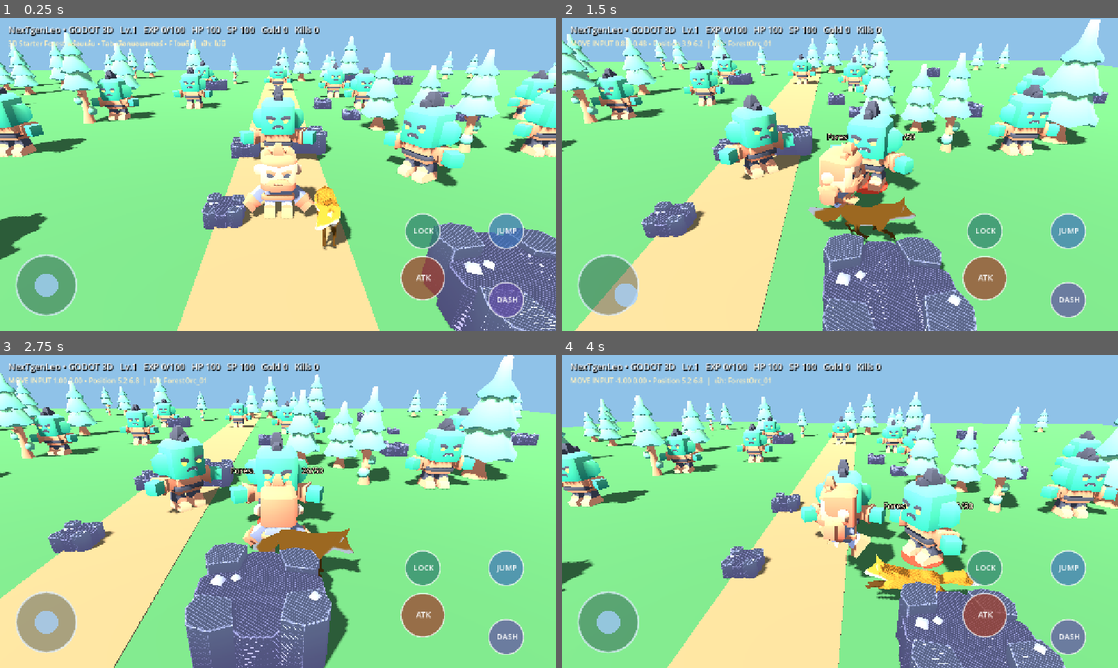
Above: before the commit, frames 1-4 (two rows, left to right).
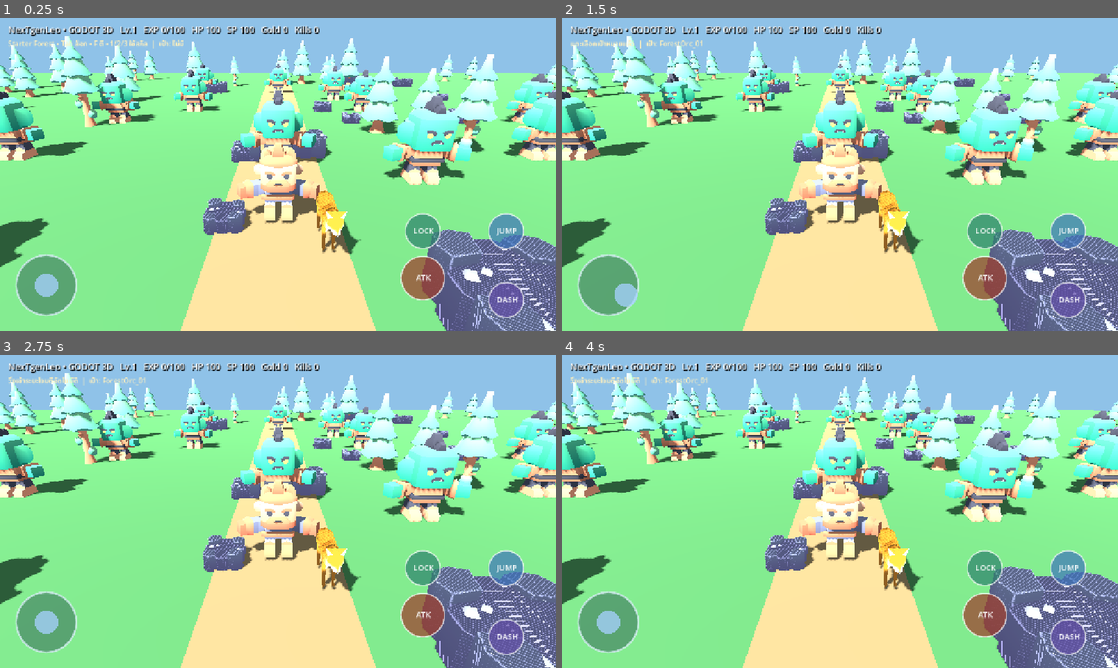
Above: after the commit, the same moments.

Repository: redfullmoon209-debug/NexTgenLeo
Game: Godot game, scene res://godot_src/main.tscn
The game is run twice, just before and just after one commit, with the same random seed, the same clock (stepped at 60 frames per second) and the same inputs.
Inputs (mouse positions are in pixels of both pictures, inside the frame that each line leads up to):
- Up to frame 1 (0.25 s): no input
- Up to frame 2 (1.5 s): tap Enter at 0.5 s; move the mouse to (962, 158) at 0.52 s; hold D (leo_right) 0.53-1.25 s; hold F (leo_attack) 0.53-1.25 s; click (962, 158) at 0.67 s; tap Space at 0.77 s; drag from (728, 190) to (812, 237) at 1.27 s
- Up to frame 3 (2.75 s): move the mouse to (333, 442) at 2.02 s; hold D (leo_right) from 2.03 s (still down); tap Enter at 2.1 s
- Up to frame 4 (4 s): release D (leo_right) at 2.75 s; drag from (812, 574) to (673, 464) at 2.77 s; move the mouse to (1006, 558) at 3.52 s; hold A (leo_left) from 3.53 s (still down); tap Shift at 3.6 s; tap Space at 3.77 s

The runs differ from the first frame. In frame 1, 19% of the frame differs, in the area x 0-100%, y 4-100%; in frame 2, 63%, in the area x 0-100%, y 0-100%; in frame 3, 61%; in frame 4, 49%.
Error after the commit: Invalid call. Nonexistent function 'set_skills (via call)' in base 'Control (touch_hud.gd)'. (res://godot_src/main.gd:361)

Commit message:
Add three combat skills, stamina costs, cooldowns, 3-hit basic combo and floating damage

Diff:
--- a/godot_src/main.gd
+++ b/godot_src/main.gd
@@ -20,6 +20,12 @@
 var target_health_label: Label3D
 var auto_attack := false
 var attack_timer := 0.0
+var combo_step := 0
+var combo_window := 0.0
+var skill_cooldowns := [0.0, 0.0, 0.0]
+const SKILL_COSTS = [18.0, 25.0, 35.0]
+const SKILL_DELAYS = [6.0, 9.0, 14.0]
+var skill_feedback_timer := 0.0
 var dash_timer := 0.0
 var attack_lock := 0.0
 var jump_queued := false
@@ -66,7 +72,7 @@
     _build_fox()
     _build_ui()
     _update_camera(1.0)
-    _set_status("3D Starter Forest พร้อมเล่น • Tab เลือกมอนสเตอร์ • F โจมตี")
+    _set_status("Starter Forest • Tab ล็อก • F ตี • 1/2/3 ใช้สกิล")
 
 func _install_movement_actions() -> void:
     # Web builds need explicit actions and physical-key support, independent of keyboard layout.
@@ -78,6 +84,9 @@
     }
     bindings["leo_attack"] = [KEY_F, KEY_ENTER, KEY_KP_ENTER]
     bindings["leo_lock"] = [KEY_TAB]
+    bindings["leo_skill1"] = [KEY_1]
+    bindings["leo_skill2"] = [KEY_2]
+    bindings["leo_skill3"] = [KEY_3]
     for action_name in bindings:
         if not InputMap.has_action(action_name):
             InputMap.add_action(action_name)
@@ -349,6 +358,7 @@
     hud.set_anchors_preset(Control.PRESET_FULL_RECT)
     hud.mouse_filter = Control.MOUSE_FILTER_IGNORE
     root.add_child(hud)
+    hud.call("set_skills", skill_cooldowns, stamina)
     _refresh_ui()
 
 func _set_status(message: String) -> void:
@@ -419,6 +429,11 @@
     if lock_down and not pc_lock_was_down:
         _select_nearest()
     pc_lock_was_down = lock_down
+    combo_window = maxf(0.0, combo_window - delta)
+    for skill_index in range(3):
+        skill_cooldowns[skill_index] = maxf(0.0, float(skill_cooldowns[skill_index]) - delta)
+    if hud != null:
+        hud.call("set_skills", skill_cooldowns, stamina)
     attack_timer = maxf(0.0, attack_timer - delta)
     attack_lock = maxf(0.0, attack_lock - delta)
     dash_timer = maxf(0.0, dash_timer - delta)
@@ -557,27 +572,99 @@
         return
     if player.position.distance_to(target.position) > 2.8:
         return
-    attack_timer = 0.8
-    attack_lock = 0.48
-    var remaining := int(target.get_meta("hp")) - 24
-    target.set_meta("hp", remaining)
-    if remaining <= 0:
-        var drop := Node3D.new()
-        drop.name = "GoldDrop"
-        drop.position = target.position + Vector3(0, 0.4, 0)
-        add_child(drop)
-        _sphere(drop, 0.28, Vector3.ZERO, Color(1.0, 0.8, 0.15))
-        drops.append(drop)
-        target.visible = false
-        target.set_meta("respawn_at", Time.get_ticks_msec() / 1000.0 + 8.0)
+    combo_step = (combo_step % 3) + 1 if combo_window > 0.0 else 1
+    combo_window = 2.0
+    attack_timer = 0.62
+    attack_lock = 0.38
+    _damage_monster(target, 24, false)
+    if is_instance_valid(target) and target.visible:
+        _set_status("Basic Combo %d/3 • มอนสเตอร์ HP %d" % [combo_step, int(target.get_meta("hp"))])
+
+func _damage_monster(mob: Node3D, damage: int, critical: bool = false) -> void:
+    if not is_instance_valid(mob) or not mob.visible:
+        return
+    var remaining := int(mob.get_meta("hp")) - damage
+    mob.set_meta("hp", remaining)
+    _show_damage(mob, damage, critical)
+    if remaining > 0:
+        return
+    var drop := Node3D.new()
+    drop.name = "GoldDrop"
+    drop.position = mob.position + Vector3(0, 0.4, 0)
+    add_child(drop)
+    _sphere(drop, 0.28, Vector3.ZERO, Color(1.0, 0.8, 0.15))
+    drops.append(drop)
+    mob.visible = false
+    mob.set_meta("respawn_at", Time.get_ticks_msec() / 1000.0 + 8.0)
+    if mob == target:
         target = null
         auto_attack = false
-        kills += 1
-        _gain_xp(35)
-        _save_progress()
-        _set_status("กำจัดมอนสเตอร์แล้ว • จิ้งจอกกำลังเก็บของ")
+    kills += 1
+    _gain_xp(35)
+    _save_progress()
+    _set_status("กำจัดมอนสเตอร์แล้ว • จิ้งจอกกำลังเก็บของ")
+
+func _show_damage(mob: Node3D, damage: int, critical: bool) -> void:
+    var popup := Label3D.new()
+    popup.name = "DamagePopup"
+    popup.text = ("CRIT " if critical else "-") + str(damage)
+    popup.font_size = 52
+    popup.pixel_size = 0.008
+    popup.billboard = BaseMaterial3D.BILLBOARD_ENABLED
+    popup.modulate = Color(1.0, 0.77, 0.2) if critical else Color(1.0, 0.94, 0.85)
+    popup.position = mob.global_position + Vector3(0, 2.1, 0)
+    add_child(popup)
+    var tween := create_tween()
+    tween.set_parallel(true)
+    tween.tween_property(popup, "position:y", popup.position.y + 1.3, 0.75)
+    tween.tween_property(popup, "modulate:a", 0.0, 0.75)
+    tween.set_parallel(false)
+    tween.tween_callback(popup.queue_free)
+
+func _use_skill(index: int) -> void:
+    if index < 0 or index >= 3:
+        return
+    if not is_instance_valid(target) or not target.visible:
+        _set_status("ต้องล็อกมอนสเตอร์ก่อนใช้สกิล (Tab / LOCK)")
+        return
+    if float(skill_cooldowns[index]) > 0.0:
+        _set_status("Skill %d คูลดาวน์อีก %.1f วินาที" % [index + 1, float(skill_cooldowns[index])])
+        return
+    if stamina < float(SKILL_COSTS[index]):
+        _set_status("Stamina ไม่เพียงพอสำหรับ Skill %d" % [index + 1])
+        return
+    var max_range := 5.0 if index == 0 else (9.0 if index == 1 else 11.0)
+    if player.global_position.distance_to(target.global_position) > max_range:
+        _set_status("Skill %d: เป้าหมายอยู่นอกระยะ %.0f เมตร" % [index + 1, max_range])
+        return
+    stamina -= float(SKILL_COSTS[index])
+    skill_cooldowns[index] = float(SKILL_DELAYS[index])
+    attack_lock = 0.5
+    attack_timer = maxf(attack_timer, 0.5)
+    var main_target := target
+    if index == 0:
+        # Skill 1: circular area attack centered on selected enemy.
+        var center := main_target.global_position
+        for mob in monsters:
+            if mob.visible and mob.global_position.distance_to(center) <= 4.0:
+                _damage_monster(mob, 30)
+    elif index == 1:
+        # Skill 2: line strike, up to nine meters in the selected direction.
+        var origin := player.global_position
+        var forward := (main_target.global_position - origin).normalized()
+        for mob in monsters:
+            if not mob.visible:
+                continue
+            var offset := mob.global_position - origin
+            var along := offset.dot(forward)
+            if along >= 0.0 and along <= 9.0 and (offset - forward * along).length() <= 1.7:
+                _damage_monster(mob, 38)
     else:
-        _set_status("โจมตีสำเร็จ • HP มอนสเตอร์ %d" % remaining)
+        # Skill 3: single-target focused critical strike.
+        _damage_monster(main_target, 55, true)
+    if hud != null:
+        hud.call("set_skills", skill_cooldowns, stamina)
+    _set_status("Skill %d ใช้สำเร็จ • SP -%d" % [index + 1, int(SKILL_COSTS[index])])
 
 func _jump() -> void:
     if attack_lock > 0.0:
@@ -610,6 +697,12 @@
                 _select_nearest()
             KEY_F, KEY_ENTER, KEY_KP_ENTER:
                 _attack()
+            KEY_1, KEY_KP_1:
+                _use_skill(0)
+            KEY_2, KEY_KP_2:
+                _use_skill(1)
+            KEY_3, KEY_KP_3:
+                _use_skill(2)
             KEY_SPACE:
                 _jump()
             KEY_SHIFT:
@@ -680,6 +773,9 @@
 
 func _handle_action_touch(point: Vector2, size: Vector2) -> bool:
     var actions := [
+        [Vector2(size.x * 0.60, size.y * 0.48), 38.0, "skill1"],
+        [Vector2(size.x * 0.75, size.y * 0.48), 38.0, "skill2"],
+        [Vector2(size.x * 0.90, size.y * 0.48), 38.0, "skill3"],
         [Vector2(size.x * 0.76, size.y * 0.68), 46.0, "lock"],
         [Vector2(size.x * 0.76, size.y * 0.83), 54.0, "attack"],
         [Vector2(size.x * 0.91, size.y * 0.68), 46.0, "jump"],
@@ -688,6 +784,9 @@
     for action in actions:
         if point.distance_to(action[0]) <= float(action[1]):
             match String(action[2]):
+                "skill1": _use_skill(0)
+                "skill2": _use_skill(1)
+                "skill3": _use_skill(2)
                 "lock": _select_nearest()
                 "attack": _attack()
                 "jump": _jump()
